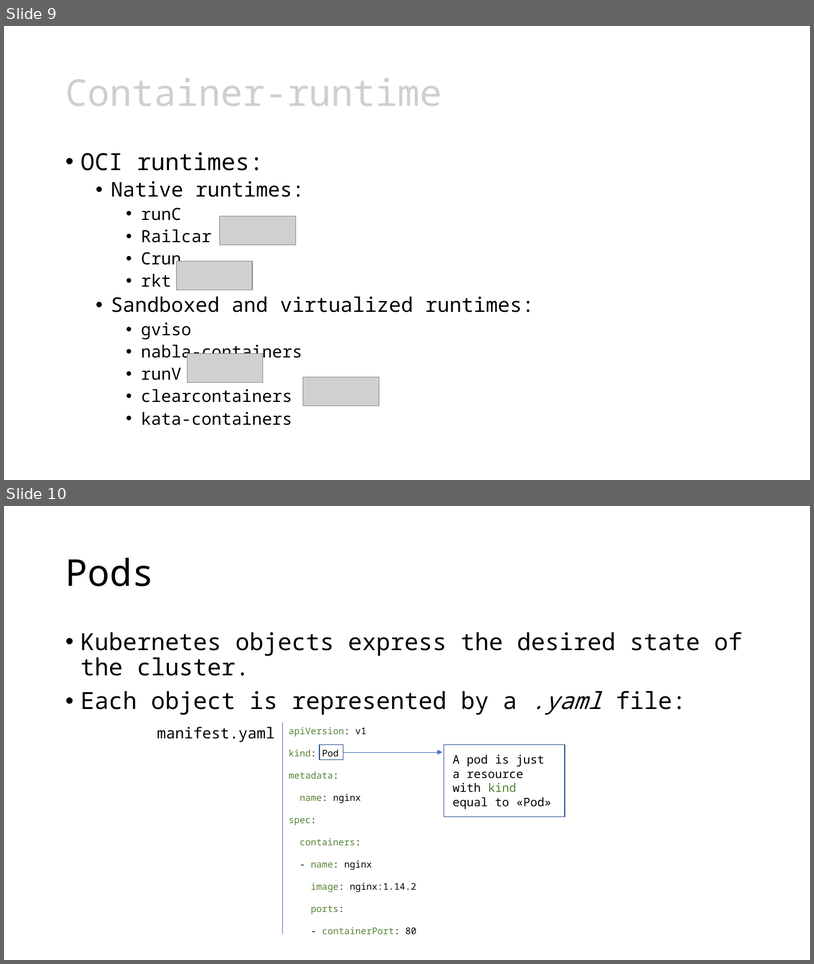
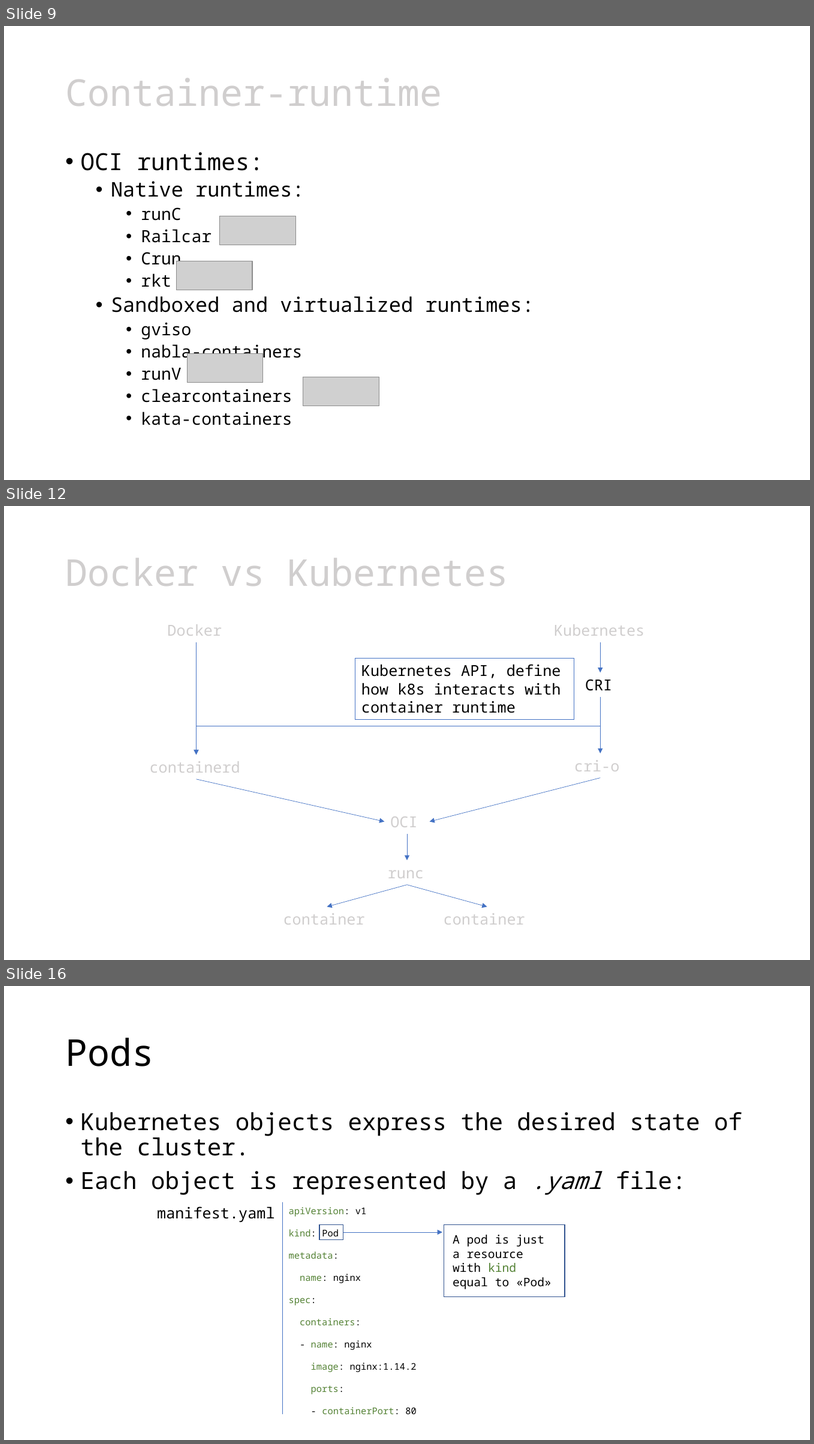
Before and after one commit to leonardopoggiani/Live-migration-Kubernetes-pods, a slide deck: presentazione_tesi.pptx. Shown one above the other, each under a label of ours: slides 9 and 10 before the commit, slides 9, 12 and 16 after it; the slides between them are not shown. The pictures are 814x964 and 814x1444 pixels, drawn with LibreOffice and Linux fonts; fonts in the diff are those of the drawing; grey boxes stand for pictures. Boxes give left, top, right and bottom in pixels: in the first picture for what was removed or moved away, otherwise in the second. Text is boxed around its words. In the diff, an @@ line names an element or a change of style, - is before the commit and + after.

```diff
--- a/presentazione_tesi.pptx
+++ b/presentazione_tesi.pptx
@@ slide 12 added at (x1=4, y1=506, x2=810, y2=960), background #FFFFFF @@
@@ title added at (x1=65, y1=558, x2=509, y2=586), 44 pt, text #D0CECE @@
+Docker vs Kubernetes
@@ text added at (x1=167, y1=624, x2=222, y2=636), 18 pt, text #D0CECE @@
+Docker
@@ text added at (x1=554, y1=624, x2=645, y2=636), 18 pt, text #D0CECE @@
+Kubernetes
@@ arrow added from (197, 642) to (197, 754), #4472C4 0.5 pt @@
@@ arrow added from (600, 642) to (600, 672), #4472C4 0.5 pt @@
@@ rectangle added at (x1=356, y1=658, x2=575, y2=720), fill #FFFFFF, outline #4472C4 0.75 pt, 18 pt, text #000000 @@
+Kubernetes API, define how k8s interacts with container runtime
@@ text added at (x1=585, y1=679, x2=612, y2=691), 18 pt, text #000000 @@
+CRI
@@ elbow arrow added from (600, 697) to (197, 754), #4472C4 0.5 pt @@
@@ arrow added from (600, 697) to (600, 753), #4472C4 0.5 pt @@
@@ text added at (x1=150, y1=761, x2=240, y2=772), 18 pt, text #D0CECE @@
+containerd
@@ text added at (x1=575, y1=760, x2=620, y2=771), 18 pt, text #D0CECE @@
+cri-o
@@ arrow added from (197, 779) to (384, 821), #4472C4 0.5 pt @@
@@ arrow added from (600, 778) to (430, 821), #4472C4 0.5 pt @@
@@ text added at (x1=390, y1=816, x2=417, y2=827), 18 pt, text #D0CECE @@
+OCI
@@ arrow added from (408, 834) to (408, 860), #4472C4 0.5 pt @@
@@ text added at (x1=388, y1=870, x2=424, y2=878), 18 pt, text #D0CECE @@
+runc
@@ arrow added from (408, 885) to (327, 906), #4472C4 0.5 pt @@
@@ arrow added from (408, 885) to (488, 906), #4472C4 0.5 pt @@
@@ text added at (x1=284, y1=913, x2=365, y2=924), 18 pt, text #D0CECE @@
+container
@@ text added at (x1=444, y1=913, x2=525, y2=924), 18 pt, text #D0CECE @@
+container
@@ what was slide 10 is now slide 16 @@
```
Also in this commit, not shown: 5 other slides added, 1 slide removed.
